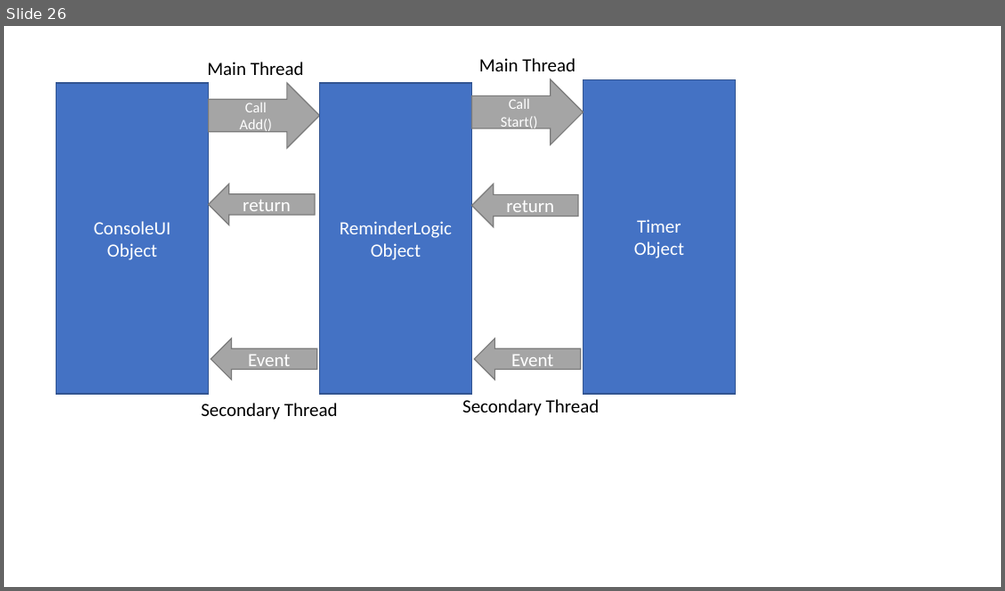
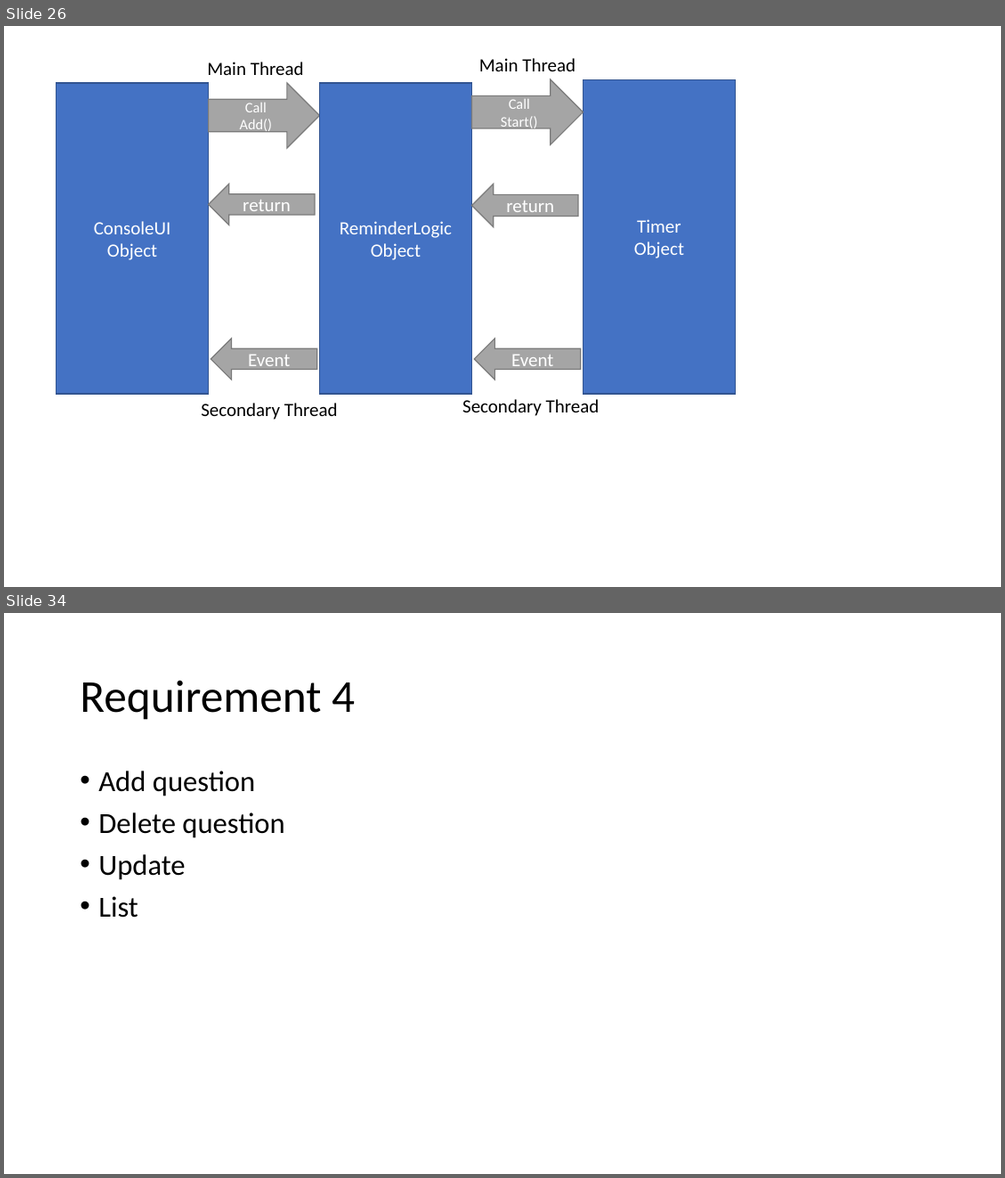
Before and after one commit to Aniket-Kavlekar/DotNetCSharp, a slide deck: Theory.pptx. Shown one above the other, each under a label of ours: slide 26 before the commit, slides 26 and 34 after it; the slides between them are not shown. The pictures are 1005x591 and 1005x1178 pixels, drawn with LibreOffice and Linux fonts; fonts in the diff are those of the drawing. Boxes give left, top, right and bottom in pixels: in the first picture for what was removed or moved away, otherwise in the second. Text is boxed around its words. In the diff, an @@ line names an element or a change of style, - is before the commit and + after.

```diff
--- a/Theory.pptx
+++ b/Theory.pptx
@@ slide 34 added at (4, 613, 1001, 1174), background #FFFFFF @@
@@ title added at (80, 680, 355, 720), 44 pt, text #000000 @@
+Requirement 4
@@ text added at (98, 771, 284, 917), 28 pt, text #000000 @@
+• Add question
+• Delete question
+• Update
+• List
```
Also in this commit, not shown: 7 other slides added, 57 other files.
